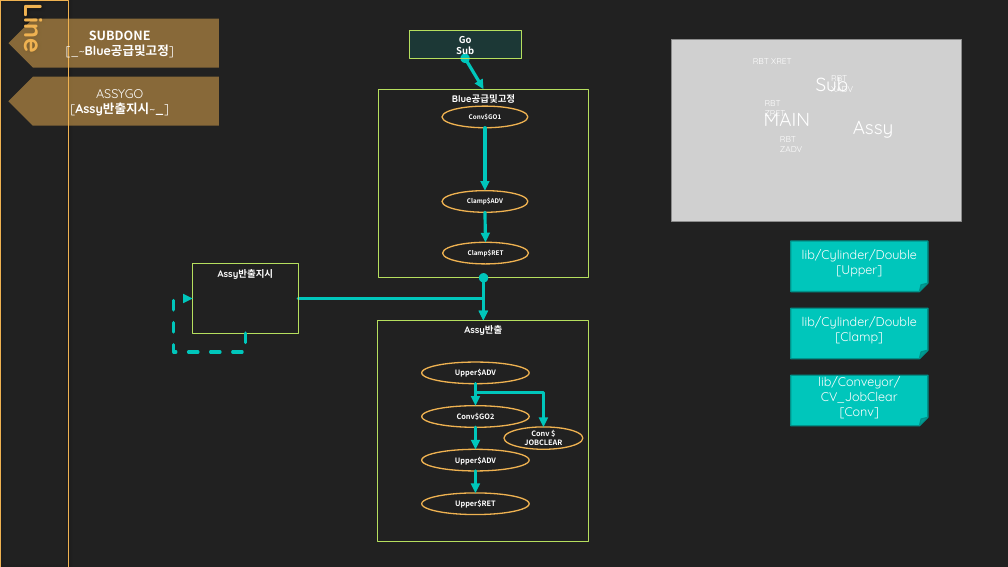
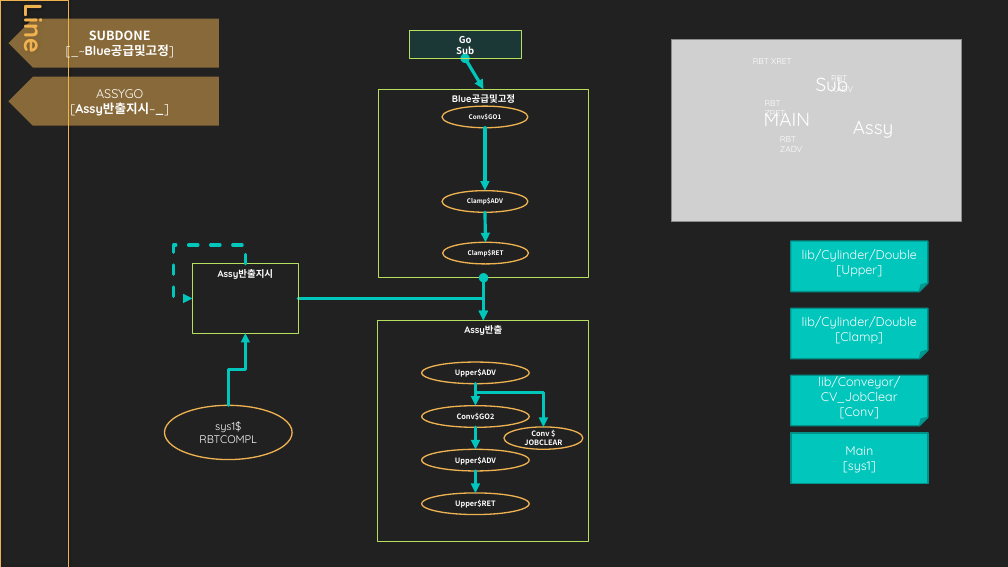
Before and after one commit to DualsoftDev/ds, a slide deck: slide 1 of DsDotNet/src/UnitTest/UnitTest.Engine/ImportOffice/Sample/SubAssy.pptx. Drawn at 1008x567 pixels with LibreOffice and Linux fonts; fonts in the diff are those of the drawing; grey boxes stand for pictures. Boxes give left, top, right and bottom in pixels: in the first picture for what was removed or moved away, otherwise in the second. Text is boxed around its words. In the diff, an @@ line names an element or a change of style, - is before the commit and + after.

```diff
--- a/DsDotNet/src/UnitTest/UnitTest.Engine/ImportOffice/Sample/SubAssy.pptx
+++ b/DsDotNet/src/UnitTest/UnitTest.Engine/ImportOffice/Sample/SubAssy.pptx
@@ elbow arrow moved from (246, 333) - (193, 299) to (246, 264) - (193, 299) @@
@@ elbow arrow added from (228, 405) to (246, 333), #00C6BB 3 pt @@
@@ ellipse added at [165, 405, 293, 460], outline #EFB251 1.25 pt, 10.5 pt, text #FFFFFF @@
+sys1$
+RBTCOMPL
@@ folded corner added at [791, 433, 928, 484], fill #00C6BB, outline #00928A 1.25 pt, 12 pt, text #FFFFFF @@
+Main
+[sys1]
```
Also in this commit, not shown: 16 other files.
